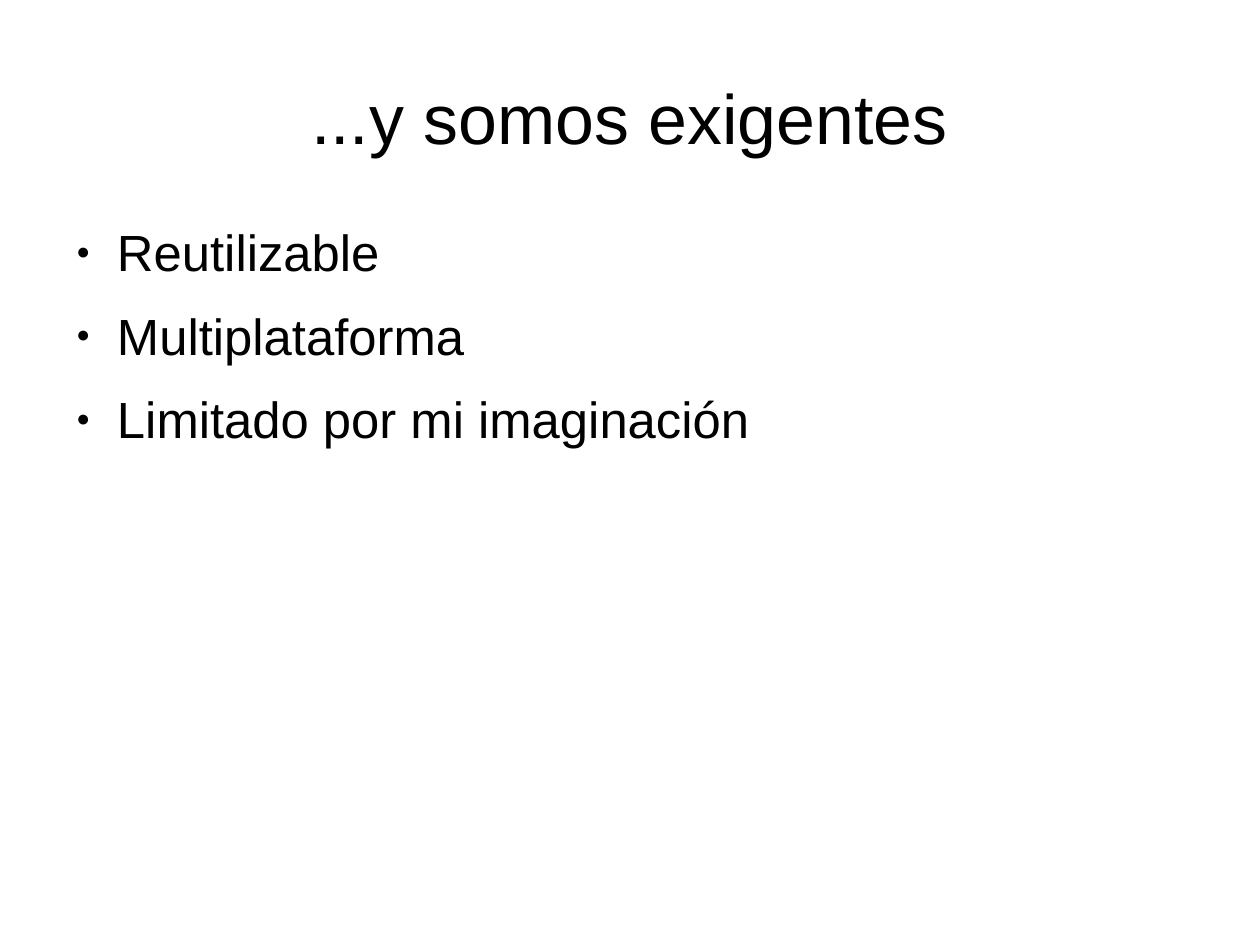
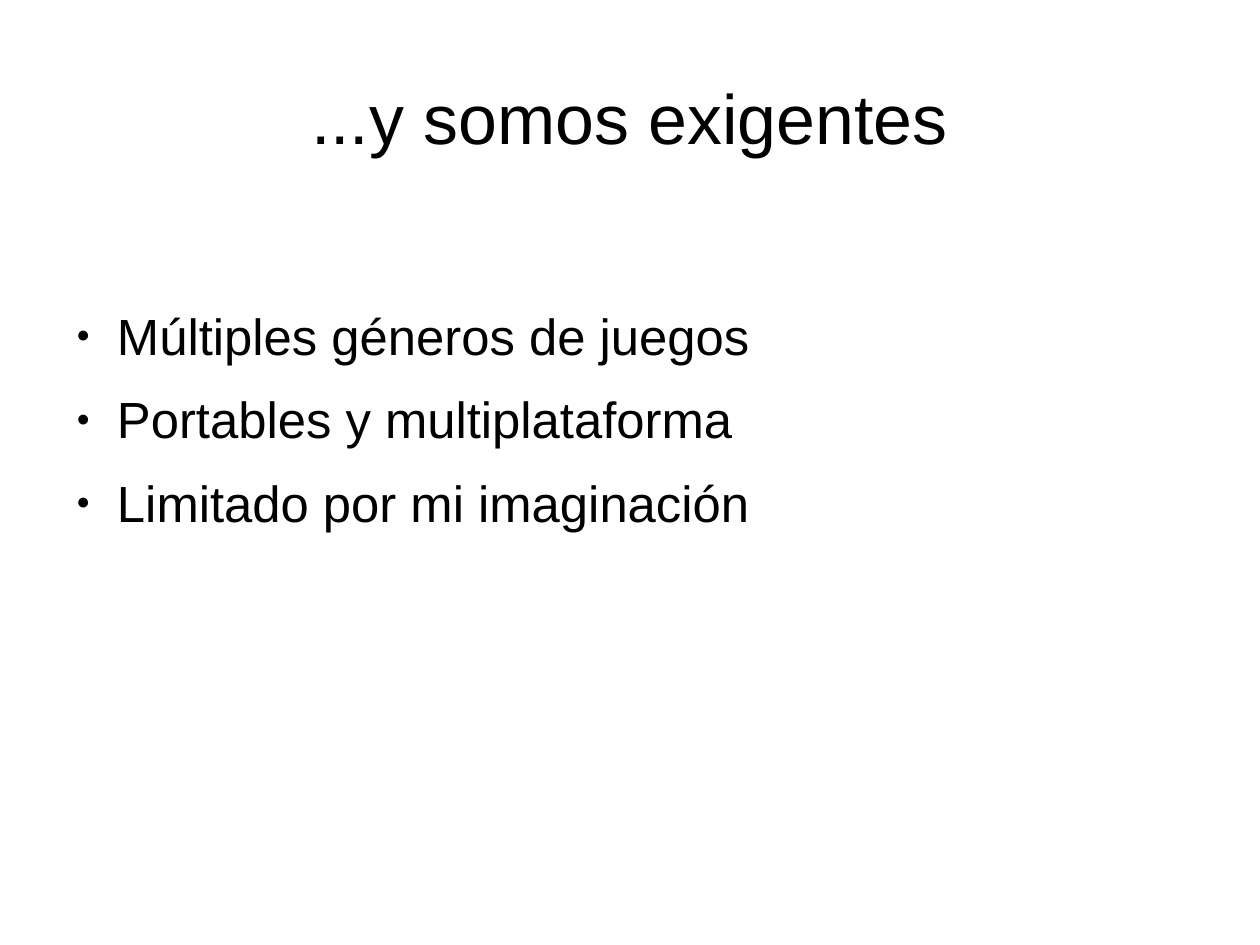
Before and after one commit to pgdoval/motor_videojuegos_js, a slide deck: slide 3 of doc/motor.odp. Drawn at 1260x945 pixels with LibreOffice and Linux fonts; fonts in the diff are those of the drawing. Boxes give left, top, right and bottom in pixels: in the first picture for what was removed or moved away, otherwise in the second. Text is boxed around its words. In the diff, an @@ line names an element or a change of style, - is before the commit and + after.

```diff
--- a/doc/motor.odp
+++ b/doc/motor.odp
@@ text at box(117, 317, 750, 449): text changed @@
-● Reutilizable
-● Multiplataforma
+● Múltiples géneros de juegos
+● Portables y multiplataforma
```
Also in this commit, not shown: 3 other slides changed.
